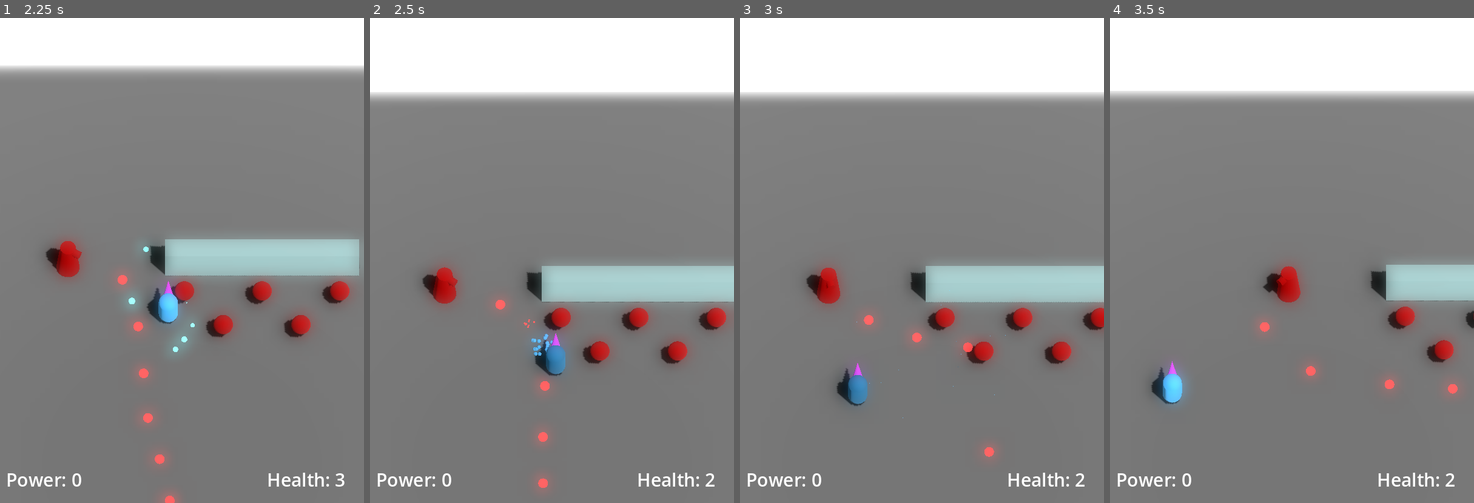
Above: before the commit, frames 1-4 (left to right).
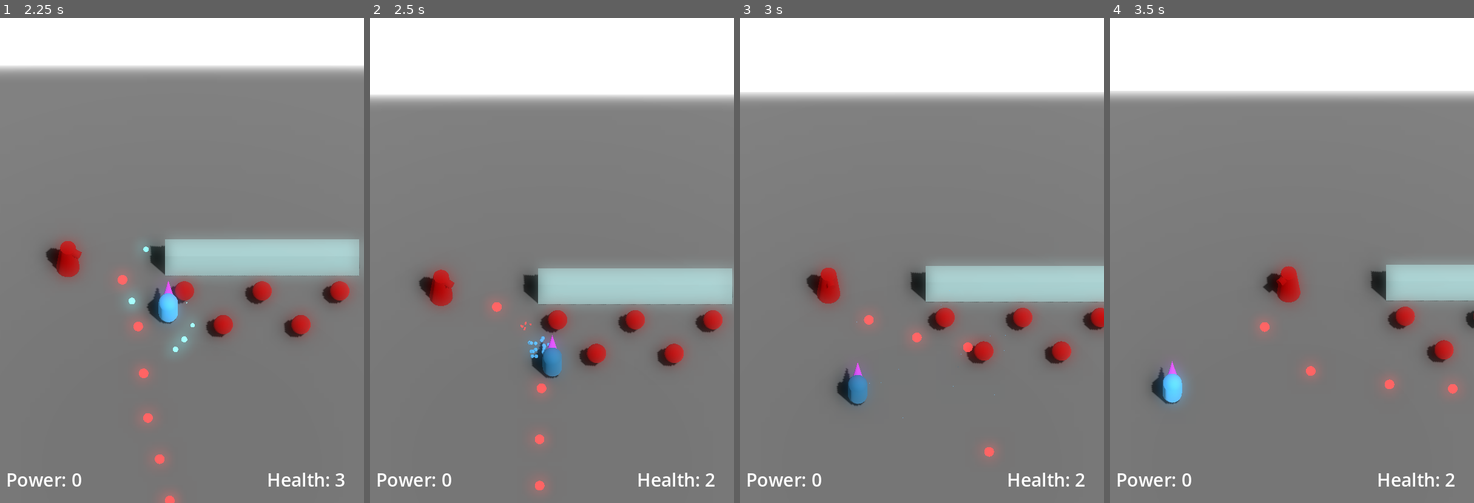
Above: after the commit, the same moments.

Repository: JackEvans24/bullet-absorb
Game: Godot game, scene res://scenes/main.tscn
Two runs of this game, one before a commit and one after it. Both use one fixed random seed, a clock stepped at 60 frames per second and the inputs below.
Inputs:
- Up to frame 1 (2.25 s): hold K (absorb) 0.53-1.28 s; hold Up (move_forward) 0.53-2.03 s; tap J (fire) at 1.35 s; hold Left (move_left) from 2.03 s (still down); hold K (absorb) from 2.03 s (still down)
- Up to frame 2 (2.5 s): keep holding Left (move_left); keep holding K (absorb)
- Up to frame 3 (3 s): keep holding Left (move_left); release K (absorb) at 2.78 s; tap J (fire) at 2.85 s
- Up to frame 4 (3.5 s): keep holding Left (move_left)

Frame 1 is identical in both runs. In frame 2, 3.3% of the frame differs, in the area x 0-100%, y 15-98%; in frame 3, less than 0.1%; in frame 4, nothing differs.

Commit message:
feat: add impulse on hurt

Diff:
--- a/scripts/camera/camera_controller.gd
+++ b/scripts/camera/camera_controller.gd
@@ -11,3 +11,6 @@
 func _ready():
 	screen_shake.register(camera)
 	pass
+
+func add_impulse():
+	screen_shake.add_impulse()
--- a/scripts/main.gd
+++ b/scripts/main.gd
@@ -2,11 +2,11 @@
 
 @onready var hud: Hud = $HUD
 @onready var player: Player = $Player
-@onready var player_camera: CameraController = $Cameras
+@onready var cameras: CameraController = $Cameras
 @onready var turret: Turret = $Turret
 
 func _ready():
-	player_camera.target = player.camera_follow_point
+	cameras.target = player.camera_follow_point
 	turret.target = player
 
 	player.damage_taken.connect(_on_damage_taken)
@@ -23,4 +23,5 @@
 	get_tree().reload_current_scene()
 
 func _on_damage_taken():
+	cameras.add_impulse()
 	hud._on_health_changed(player.current_health)
